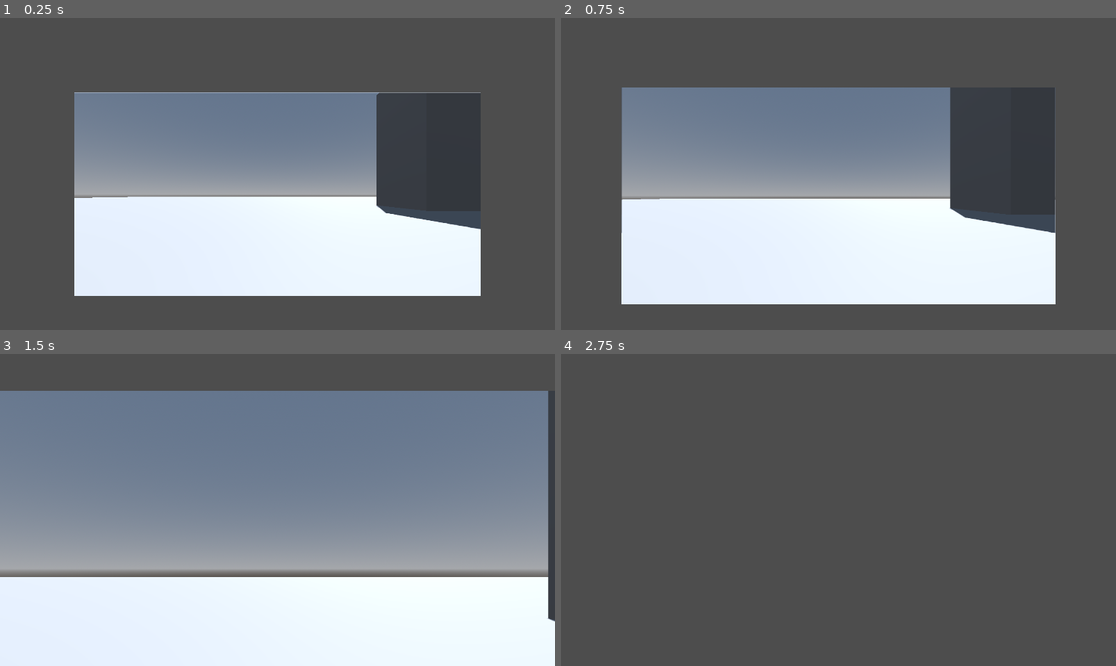
Above: before the commit, frames 1-4 (two rows, left to right).
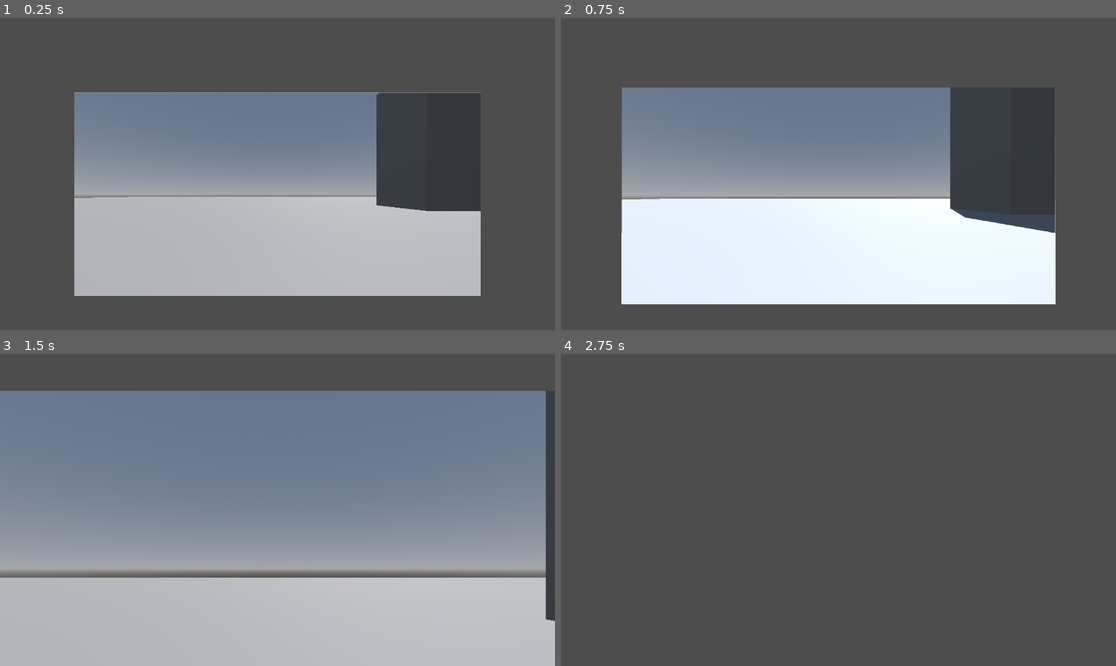
Above: after the commit, the same moments.

Repository: ogilliland/godot-asynchronous-reprojection
Game: Godot game, scene res://scenes/async_reprojection.tscn
Same seed, same stepped clock (60 frames per second), same inputs: the game is played once before the commit and once after it.
Inputs (mouse positions are in pixels of both pictures, inside the frame that each line leads up to):
- Up to frame 1 (0.25 s): no input
- Up to frame 2 (0.75 s): tap Enter at 0.5 s; move the mouse to (866, 174) at 0.52 s; hold Up (move_forward) from 0.53 s (still down)
- Up to frame 3 (1.5 s): keep holding Up (move_forward); tap Space (jump) at 0.77 s; move the mouse to (249, 510) at 1.27 s
- Up to frame 4 (2.75 s): keep holding Up (move_forward); tap Space (jump) at 1.52 s; move the mouse to (849, 503) at 2.02 s

The runs differ from the first frame. In frame 1, 23% of the frame differs, in the area x 13-87%, y 23-90%; in frame 2, nothing differs; in frame 3, 29%, in the area x 0-100%, y 11-100%; in frame 4, nothing differs.

Commit message:
Refresh viewport at lower FPS

Diff:
--- a/scenes/async_reprojection.tscn
+++ b/scenes/async_reprojection.tscn
@@ -1,7 +1,8 @@
-[gd_scene load_steps=11 format=3 uid="uid://dp84cjhhhsqp0"]
+[gd_scene load_steps=12 format=3 uid="uid://dp84cjhhhsqp0"]
 
 [ext_resource type="PackedScene" uid="uid://dhjdeem2goyur" path="res://scenes/game.tscn" id="1_2lvuc"]
 [ext_resource type="Script" path="res://scripts/async_camera.gd" id="1_4t4va"]
+[ext_resource type="Script" path="res://scripts/async_reprojection.gd" id="1_11ock"]
 [ext_resource type="Shader" path="res://materials/projection.gdshader" id="2_4gbw1"]
 [ext_resource type="Script" path="res://scripts/projection.gd" id="2_ddv64"]
 
@@ -26,11 +27,14 @@
 size = Vector2(20, 10)
 
 [node name="AsyncReprojection" type="Node3D"]
+script = ExtResource("1_11ock")
+viewport_path = NodePath("SubViewport")
+timer_path = NodePath("Timer")
 
 [node name="SubViewport" type="SubViewport" parent="."]
 world_3d = SubResource("World3D_cysxt")
 size_2d_override_stretch = true
-render_target_update_mode = 4
+render_target_update_mode = 1
 
 [node name="Game" parent="SubViewport" instance=ExtResource("1_2lvuc")]
 
@@ -43,3 +47,7 @@
 [node name="AsyncCamera" type="Camera3D" parent="."]
 script = ExtResource("1_4t4va")
 viewport_path = NodePath("../SubViewport")
+
+[node name="Timer" type="Timer" parent="."]
+
+[connection signal="timeout" from="Timer" to="." method="_on_timer_timeout"]
--- /dev/null
+++ b/scripts/async_reprojection.gd
@@ -0,0 +1,16 @@
+extends Node3D
+
+@export var viewport_path : NodePath
+@export var timer_path : NodePath
+@export var target_fps : int = 15
+
+@onready var viewport : SubViewport = get_node(viewport_path)
+
+
+func _ready() -> void:
+	var timer = get_node(timer_path)
+	var frame_duration = 1.0/float(target_fps)
+	timer.start(frame_duration)
+
+func _on_timer_timeout():
+	viewport.render_target_update_mode = SubViewport.UPDATE_ONCE
